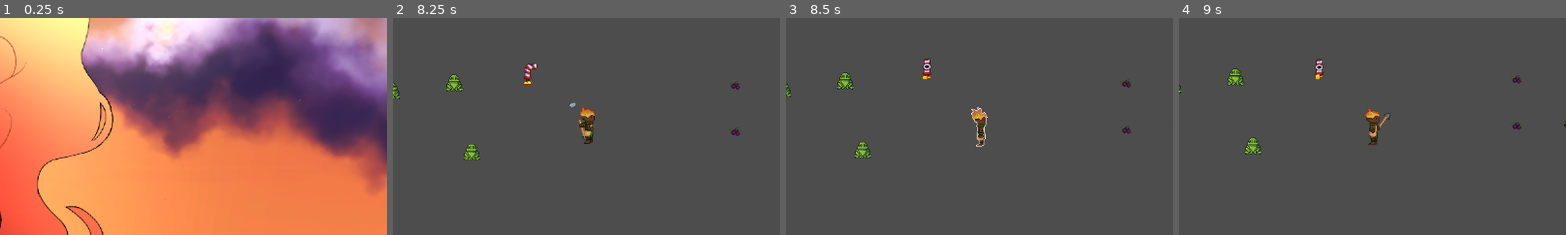
Above: before the commit, frames 1-4 (left to right).
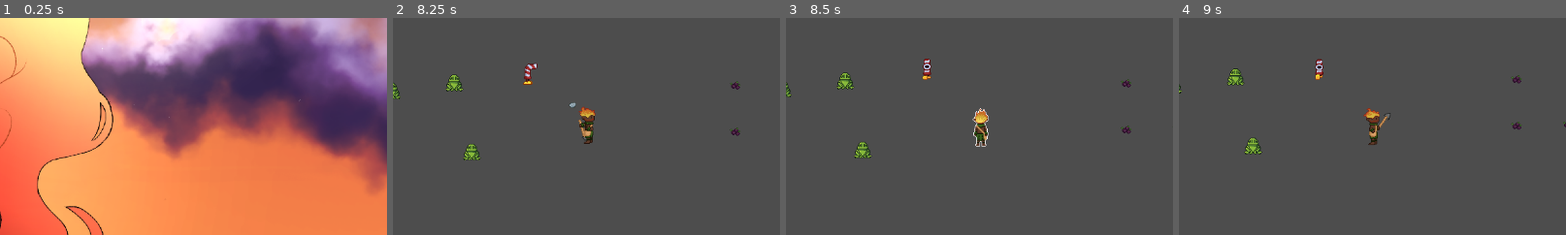
Above: after the commit, the same moments.

Repository: carolinalimaal/tekoha
Game: Godot game, scene res://UI/main_menu/main_menu.tscn
Same seed, same stepped clock (60 frames per second), same inputs: the game is played once before the commit and once after it.
Inputs (mouse positions are % of the whole screen's width and height, from its top left):
- Up to frame 1 (0.25 s): no input
- Up to frame 2 (8.25 s): click "Novo Jogo" at 0.5 s; click "Novo Jogo" at 1.25 s; click "Carregar Jogo" at 2 s; tap Enter at 2.75 s; move the mouse to (72, 45) at 2.77 s; hold D (move_right) 2.78-3.53 s; click (72, 45) at 2.85 s; move the mouse to (30, 55) at 3.52 s; hold S (move_down) 3.53-4.28 s; click (30, 55) at 3.6 s; move the mouse to (60, 28) at 4.27 s; hold D (move_right) 4.28-5.03 s; hold R (interact) 4.28-5.03 s; click (60, 28) at 4.55 s; move the mouse to (45, 70) at 5.02 s; hold W (move_up) 5.03-5.78 s; right-click (45, 70) at 5.1 s; click (45, 70) at 5.3 s; move the mouse to (80, 65) at 5.77 s; hold A (move_left) 5.78-7.28 s; click (80, 65) at 5.85 s; move the mouse to (20, 35) at 6.52 s; click (20, 35) at 6.6 s; move the mouse to (55, 50) at 7.27 s; hold S (move_down) 7.28-8.03 s; hold R (interact) 7.28-8.03 s; click (55, 50) at 7.55 s; move the mouse to (35, 25) at 8.02 s; hold D (move_right) from 8.03 s (still down); right-click (35, 25) at 8.1 s
- Up to frame 3 (8.5 s): keep holding D (move_right); click (35, 25) at 8.3 s
- Up to frame 4 (9 s): move the mouse to (72, 45) at 8.77 s; release D (move_right) at 8.78 s; hold W (move_up) from 8.78 s (still down); click (72, 45) at 8.85 s
The pictures show only the part of the screen within x 25-75%, y 25-75%; the shares and areas given below are measured in that part.

Frames 1-2 are identical in both runs. In frame 3, 0.5% of the frame differs, in the area x 47-53%, y 41-60%; in frame 4, nothing differs.

Commit message:
fix: player sem morrer

Diff:
--- a/tekoha/entities/player/player.gd
+++ b/tekoha/entities/player/player.gd
@@ -87,7 +87,10 @@
 	# Sofrer o dano
 	health_component.take_damage(attack_data)
 	health_changed.emit()
-	# Passar os dados do ataque para o stun_state e transicionar para STUN
-	var stun_state : StunState = state_machine.states.get("stun")
-	stun_state.receive_attack_data(attack_data)
-	state_machine.current_state.transition_to("Stun")
+
+	# Verifica novamente se nao foi para o estado de morte
+	if state_machine.current_state.name != "Death":
+		# Passar os dados do ataque para o stun_state e transicionar para STUN
+		var stun_state : StunState = state_machine.states.get("stun")
+		stun_state.receive_attack_data(attack_data)
+		state_machine.current_state.transition_to("Stun")
--- a/tekoha/entities/player/player.tscn
+++ b/tekoha/entities/player/player.tscn
@@ -2703,7 +2703,7 @@
 animation = &"stun_down"
 
 [sub_resource type="AnimationNodeAnimation" id="AnimationNodeAnimation_gisjq"]
-animation = &"stun_right"
+animation = &"stun_up"
 
 [sub_resource type="AnimationNodeAnimation" id="AnimationNodeAnimation_xsnmo"]
 animation = &"stun_left"
@@ -2833,7 +2833,7 @@
 states/Walk/node = SubResource("AnimationNodeBlendSpace2D_i174x")
 states/Walk/position = Vector2(337, -120)
 transitions = ["Start", "Base", SubResource("AnimationNodeStateMachineTransition_a1qjk"), "Base", "Idle", SubResource(" …(1184 unchanged characters)…
-graph_offset = Vector2(-166, -22)
+graph_offset = Vector2(-162, -22.338837)
 
 [node name="Player" type="CharacterBody2D" groups=["player"]]
 collision_mask = 912
@@ -2904,7 +2904,7 @@
 parameters/Attack_2/blend_position = Vector2(0, 0)
 parameters/Attack_End/blend_position = Vector2(0, 0)
 parameters/Base/blend_position = Vector2(0, 0)
-parameters/Death/blend_position = Vector2(-0.76395535, 0.34185302)
+parameters/Death/blend_position = Vector2(0, 0.0031545162)
 parameters/Idle/blend_position = Vector2(0, 0)
 parameters/Roll/blend_position = Vector2(0, 0)
 parameters/Stun/blend_position = Vector2(-0.0016639233, 0.00507617)
